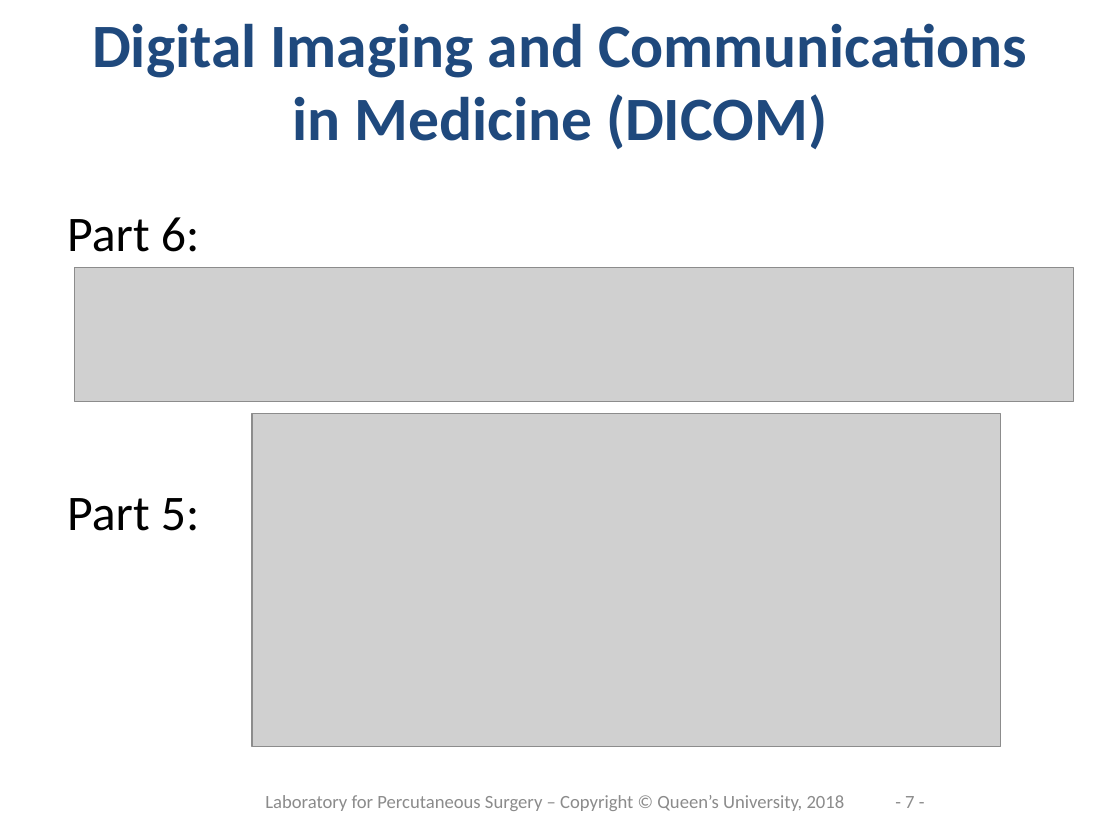
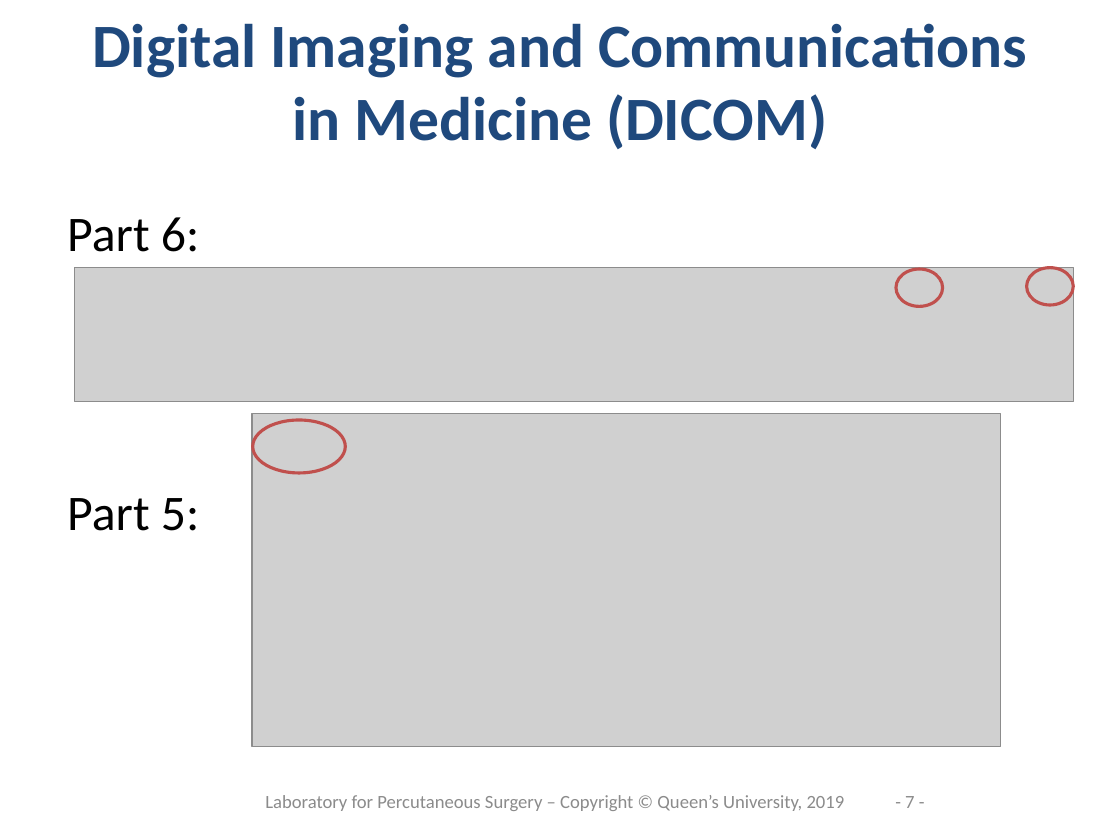
Before and after one commit to PerkLab/PerkLabBootcamp, a slide deck: slide 7 of Doc/day1_7_DICOMTutorial.pptx. Drawn at 1120x840 pixels with LibreOffice and Linux fonts; fonts in the diff are those of the drawing; grey boxes stand for pictures; background and template pictures are left out. Boxes give left, top, right and bottom in pixels: in the first picture for what was removed or moved away, otherwise in the second. Text is boxed around its words. In the diff, an @@ line names an element or a change of style, - is before the commit and + after.

```diff
--- a/Doc/day1_7_DICOMTutorial.pptx
+++ b/Doc/day1_7_DICOMTutorial.pptx
@@ ellipse added at (896, 269, 943, 306), outline #C0504D 2 pt @@
@@ ellipse added at (1027, 268, 1074, 305), outline #C0504D 2 pt @@
@@ ellipse added at (253, 420, 346, 473), outline #C0504D 2 pt @@
@@ text at (265, 795, 845, 811): text changed @@
-Laboratory for Percutaneous Surgery – Copyright © Queen’s University, 2018
+Laboratory for Percutaneous Surgery – Copyright © Queen’s University, 2019
```
Also in this commit, not shown: 29 other slides changed, 1 slide added, 2 other files.
